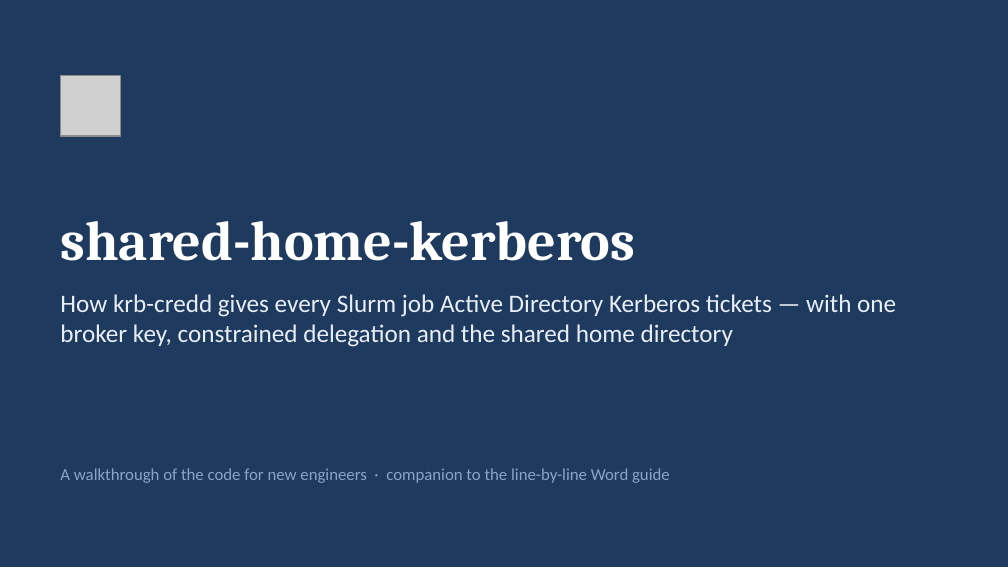
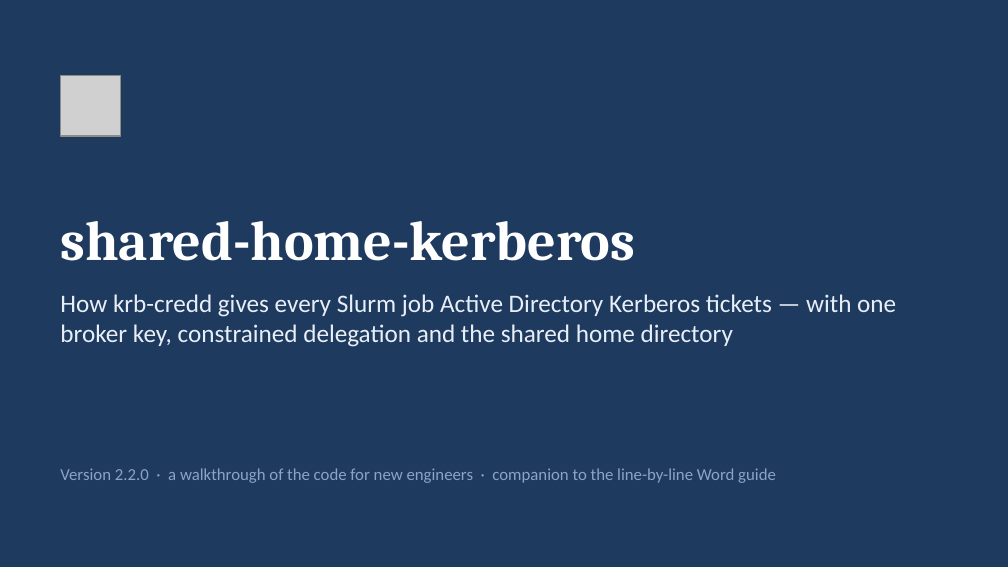
Before and after one commit to vijayrattehalli-cloud/shared-home-kerberos, a slide deck: slide 1 of docs/shared-home-kerberos-slides.pptx. Drawn at 1008x567 pixels with LibreOffice and Linux fonts; fonts in the diff are those of the drawing; grey boxes stand for pictures. Boxes give left, top, right and bottom in pixels: in the first picture for what was removed or moved away, otherwise in the second. Text is boxed around its words. In the diff, an @@ line names an element or a change of style, - is before the commit and + after.

```diff
--- a/docs/shared-home-kerberos-slides.pptx
+++ b/docs/shared-home-kerberos-slides.pptx
@@ text at [60, 468, 776, 483]: text changed @@
-A walkthrough of the code for new engineers · companion to the line-by-line Word guide
+Version 2.2.0 · a walkthrough of the code for new engineers · companion to the line-by-line Word guide
```
Also in this commit, not shown: 11 other slides changed, 3 slides added, 1 slide removed, 1 other file.
